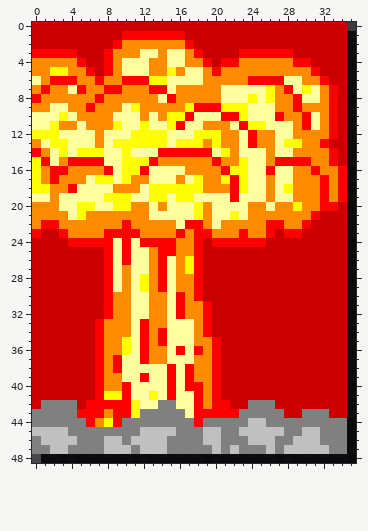
Edited in one commit: pixel-art sprite (sprites/images/spr_poster_three_1.png). Above, as it was before the edit.
The file is 36x49 pixels.
And afterwards:
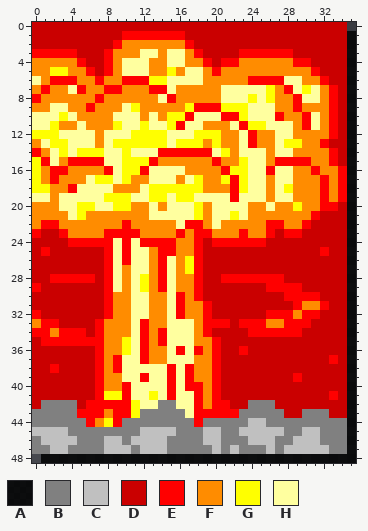
Palette (. is transparent): A #000000d2  B #808080  C #c0c0c0  D #ca0000  E #ff0000  F #ff8c00  G #ffff00  H #ffff9f
The author wrote: Added a funny sound effect and Modified a poster
The edit:
y 25: x 1 D -> E; x 32 D -> E
y 28: x 2..6 DDDDD -> EEEEE; x 21..27 DDDDDDD -> EEEEEEE
y 29: x 0 D -> E; x 26..29 DDDD -> EEEE
y 30: x 28..31 DDDD -> EEEE
y 31: x 29..32 DDDD -> EFFE
y 32: x 0 D -> E; x 26..31 DDDDDD -> EEEFEE
y 33: x 0..2 DDD -> FEE; x 20..21 DD -> EE; x 23..30 DDDDDDDD -> EEEFFEEE
y 34: x 0..5 DDDDDD -> EEFEEE; x 24..29 DDDDDD -> EEEEEE
y 35: x 1..6 DDDDDD -> EEEEEE
y 36: x 23 D -> E
y 37: x 33 D -> E
y 38: x 2 D -> E
y 39: x 29 D -> E
y 41: x 33 D -> E
